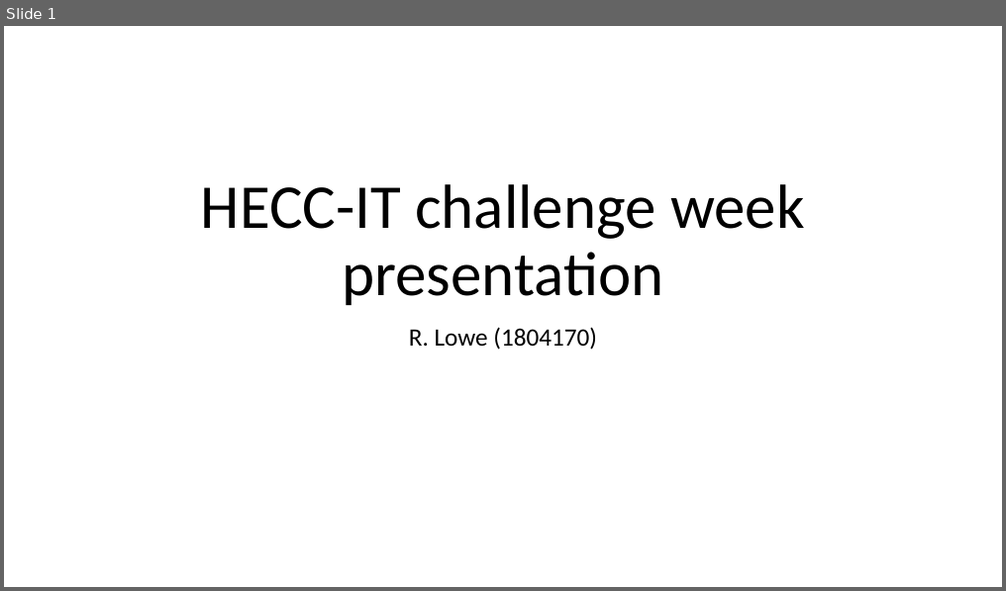
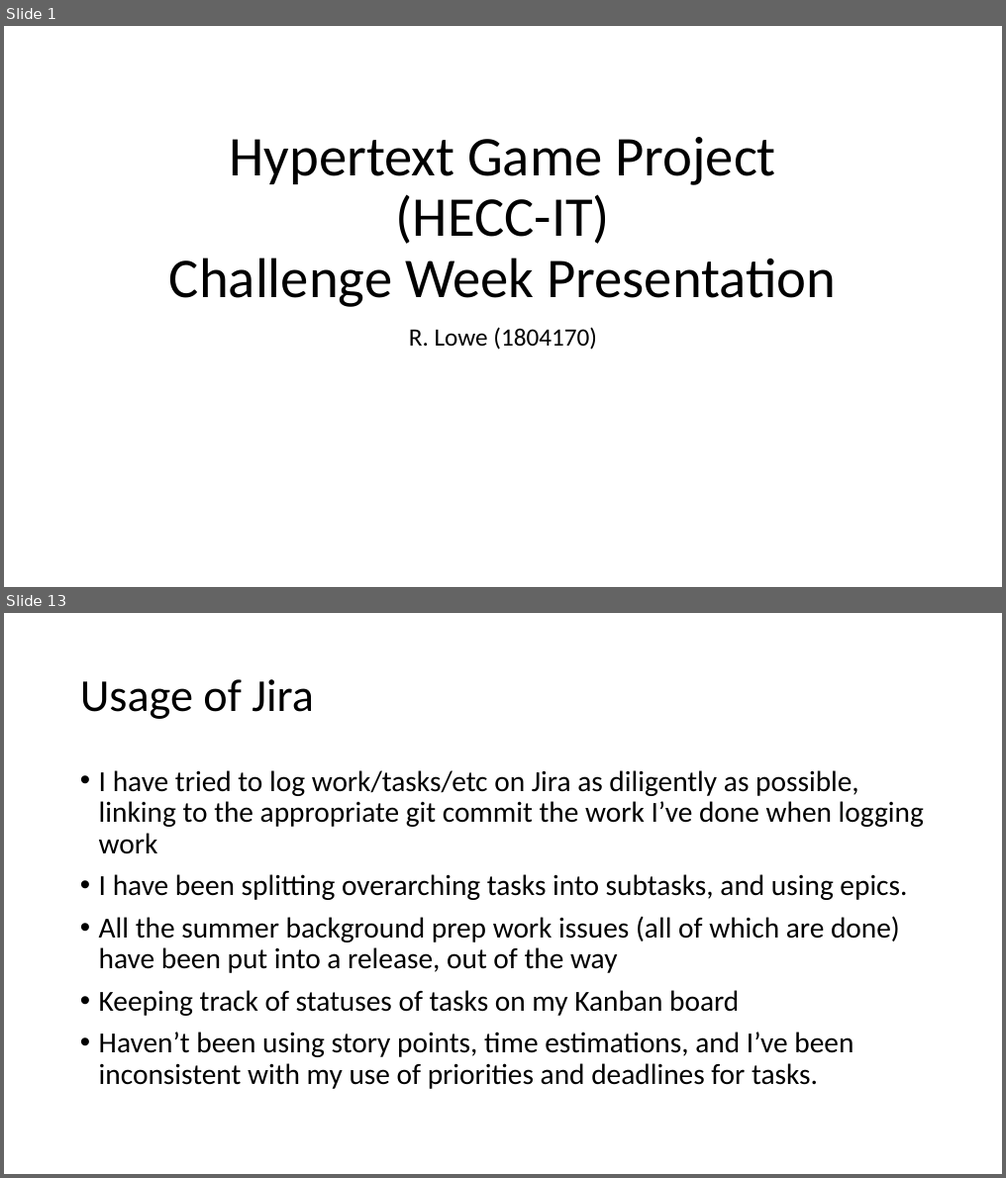
Before and after one commit to 11BelowStudio/HECC-IT, a slide deck: Reports n such/Challenge Week Presentation.pptx. Shown one above the other, each under a label of ours: slide 1 before the commit, slides 1 and 13 after it; the slides between them are not shown. The pictures are 1006x591 and 1006x1178 pixels, drawn with LibreOffice and Linux fonts; fonts in the diff are those of the drawing. Boxes give left, top, right and bottom in pixels: in the first picture for what was removed or moved away, otherwise in the second. Text is boxed around its words. In the diff, an @@ line names an element or a change of style, - is before the commit and + after.

Commit message:
welp, the presentation is done, realized that I probably completely screwed myself over so far whilst doing that as well. few minor changes to a few small things here and there, and also I've managed to produce a working .jar artifact version of HECC-UP, which is a good thing I guess.

```diff
--- a/Reports n such/Challenge Week Presentation.pptx
+++ b/Reports n such/Challenge Week Presentation.pptx
@@ slide 13 added at (4,613,1002,1174), background #FFFFFF @@
@@ title added at (80,679,314,719), 44 pt, text #000000 @@
+Usage of Jira
@@ text added at (99,770,924,1089), 28 pt, text #000000 @@
+• I have tried to log work/tasks/etc on Jira as diligently as possible, linking to the appropriate git commit the work I’ve done when logging work
+• I have been splitting overarching tasks into subtasks, and using epics.
+• All the summer background prep work issues (all of which are done) have been put into a release, out of the way
+• Keeping track of statuses of tasks on my Kanban board
+• Haven’t been using story points, time estimations, and I’ve been inconsistent with my use of priorities and deadlines for tasks.
@@ slide 1 changed as well @@
@@ title at (169,137,836,307): text changed; size 60 to 54 pt @@
-HECC-IT challenge week presentation
+Hypertext Game Project
+(HECC-IT)
+Challenge Week Presentation
```
Also in this commit, not shown: 1 other slide changed, 10 other slides added, 21 other files.
